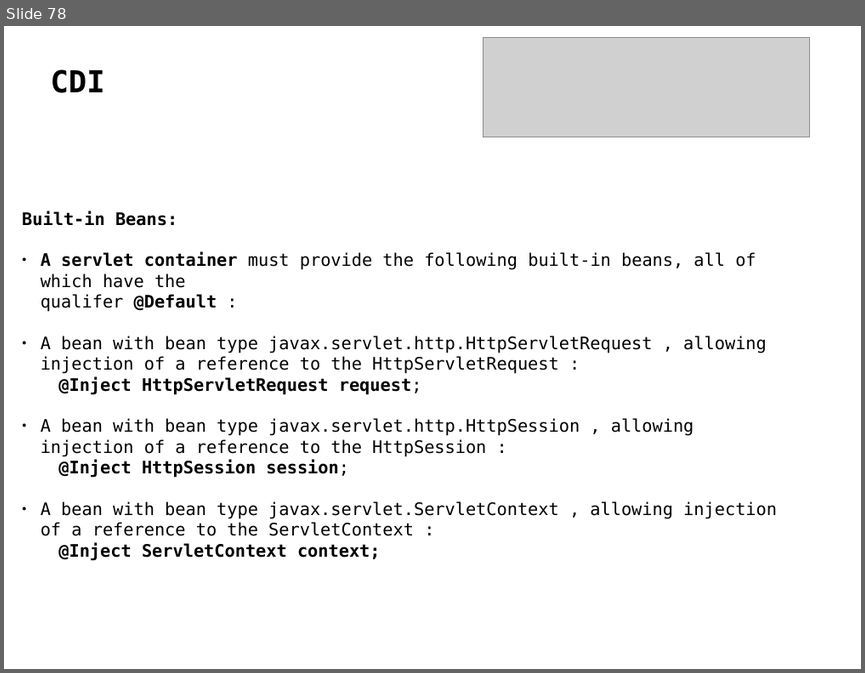
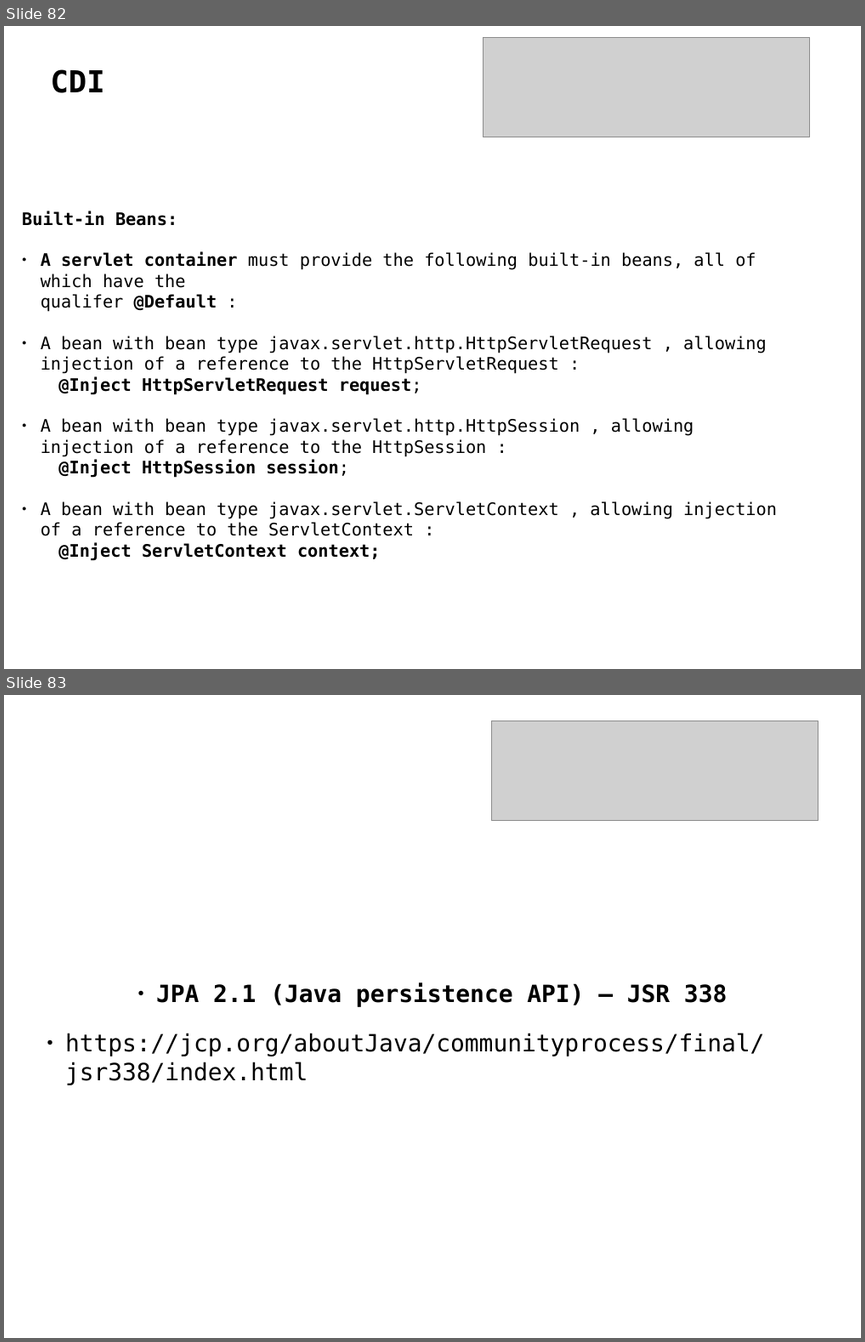
Before and after one commit to delia-popescu/javaee-demo, a slide deck: javaee7.odp. Shown one above the other, each under a label of ours: slide 78 before the commit, slides 82 and 83 after it. The pictures are 865x673 and 865x1342 pixels, drawn with LibreOffice and Linux fonts; fonts in the diff are those of the drawing; grey boxes stand for pictures. Boxes give left, top, right and bottom in pixels: in the first picture for what was removed or moved away, otherwise in the second. Text is boxed around its words. In the diff, an @@ line names an element or a change of style, - is before the commit and + after.

```diff
--- a/javaee7.odp
+++ b/javaee7.odp
@@ slide 83 added at (x1=4, y1=695, x2=861, y2=1338), background #FFFFFF @@
@@ picture added at (x1=492, y1=721, x2=818, y2=820) @@
@@ text added at (x1=65, y1=983, x2=764, y2=1084), 22 pt, text #000000 @@
+● JPA 2.1 (Java persistence API) – JSR 338
+● https://jcp.org/aboutJava/communityprocess/final/jsr338/index.html
@@ what was slide 78 is now slide 82 @@
```
Also in this commit, not shown: 31 other slides added, 26 slides removed, 43 other files.
